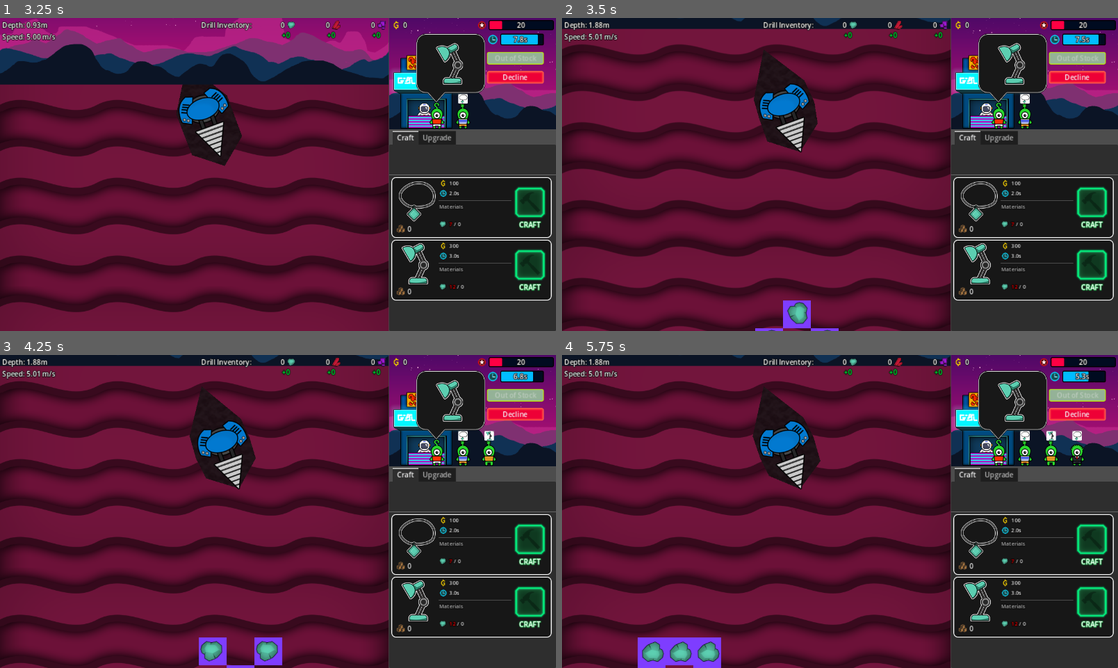
Above: before the commit, frames 1-4 (two rows, left to right).
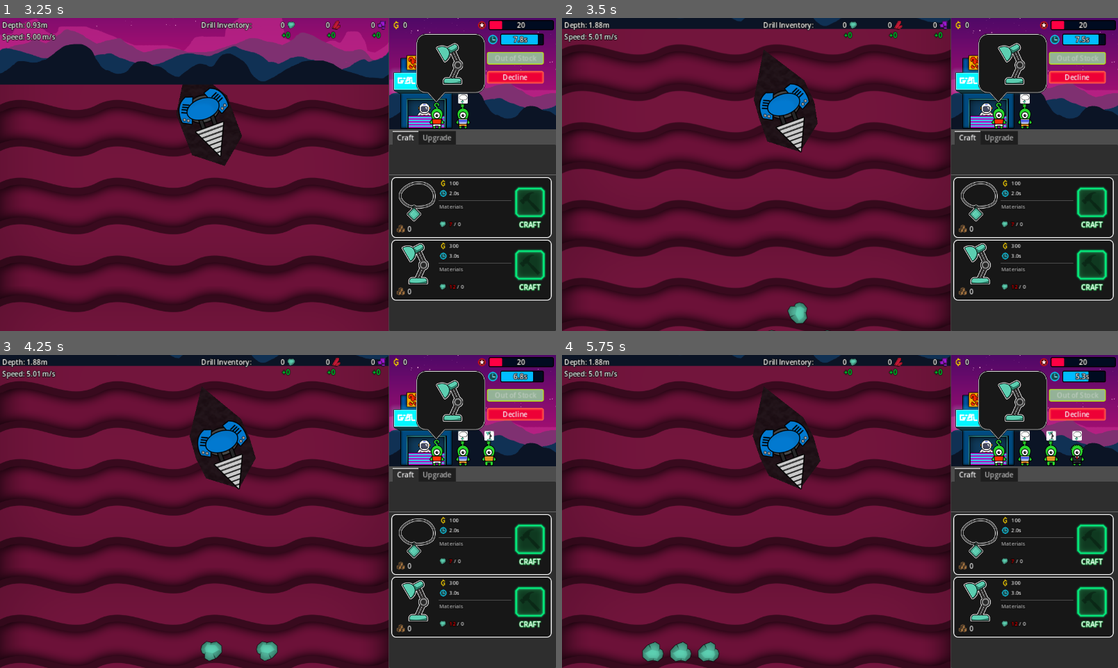
Above: after the commit, the same moments.

Repository: aNotSoCleverName/mechanicore
Game: Godot game, scene res://Main.tscn
Same seed, same stepped clock (60 frames per second), same inputs: the game is played once before the commit and once after it.
Inputs:
- Up to frame 1 (3.25 s): click "Continue" at 0.5 s; click "Continue" at 1.25 s; click "Decline" at 2 s; tap Enter (ui_accept) at 2.75, 3.02 s; hold Right (ui_right) from 2.78 s (still down); tap R at 2.85 s
- Up to frame 2 (3.5 s): keep holding Right (ui_right)
- Up to frame 3 (4.25 s): release Right (ui_right) at 3.53 s; hold Down (ui_down) from 3.53 s (still down); tap R at 3.6 s; tap Enter (ui_accept) at 3.77 s
- Up to frame 4 (5.75 s): release Down (ui_down) at 4.28 s; hold Right (ui_right) 4.28-5.03 s; tap R at 4.35, 5.1 s; tap Enter (ui_accept) at 5, 5.27 s; hold Up (ui_up) from 5.03 s (still down)

Frame 1 is identical in both runs. In frame 2, 0.4% of the frame differs, in the area x 34-50%, y 90-100%; in frame 3, 0.6%; in frame 4, 0.9%, in the area x 13-29%, y 90-100%.

Commit message:
Updated craft sprite

Diff:
--- a/Endless Run/Ores/Ore Placeholder.tscn
+++ b/Endless Run/Ores/Ore Placeholder.tscn
@@ -10,6 +10,6 @@
 offset_top = -32.0
 offset_right = 32.0
 offset_bottom = 32.0
-color = Color(0.494118, 0.239216, 1, 1)
+color = Color(0.494118, 0.239216, 1, 0)
 
 [connection signal="child_exiting_tree" from="." to="." method="_on_child_exiting_tree"]
Binary file changed: Base/Menu/Craft/Craft Item/Resources/Item3.png
Binary file changed: Base/Menu/Craft/Craft Item/Resources/Item4.png
Binary file changed: Base/Menu/Craft/Craft Item/Resources/Item5.png
Binary file changed: Base/Menu/Craft/Craft Item/Resources/Item6.png
Binary file changed: Base/Menu/Craft/Craft Item/Resources/Item8.png
Binary file changed: Base/Menu/Craft/Craft Item/Resources/Item9.png
Binary file changed: Base/Menu/Upgrade/Resource/Drill/Dodge.png
Binary file changed: Base/Menu/Upgrade/Resource/Drill/Double Ore Chance.png
Binary file changed: Base/Menu/Upgrade/Resource/Drill/Max Shield.png
Binary file changed: Base/Menu/Upgrade/Resource/Drill/Max Speed.png
